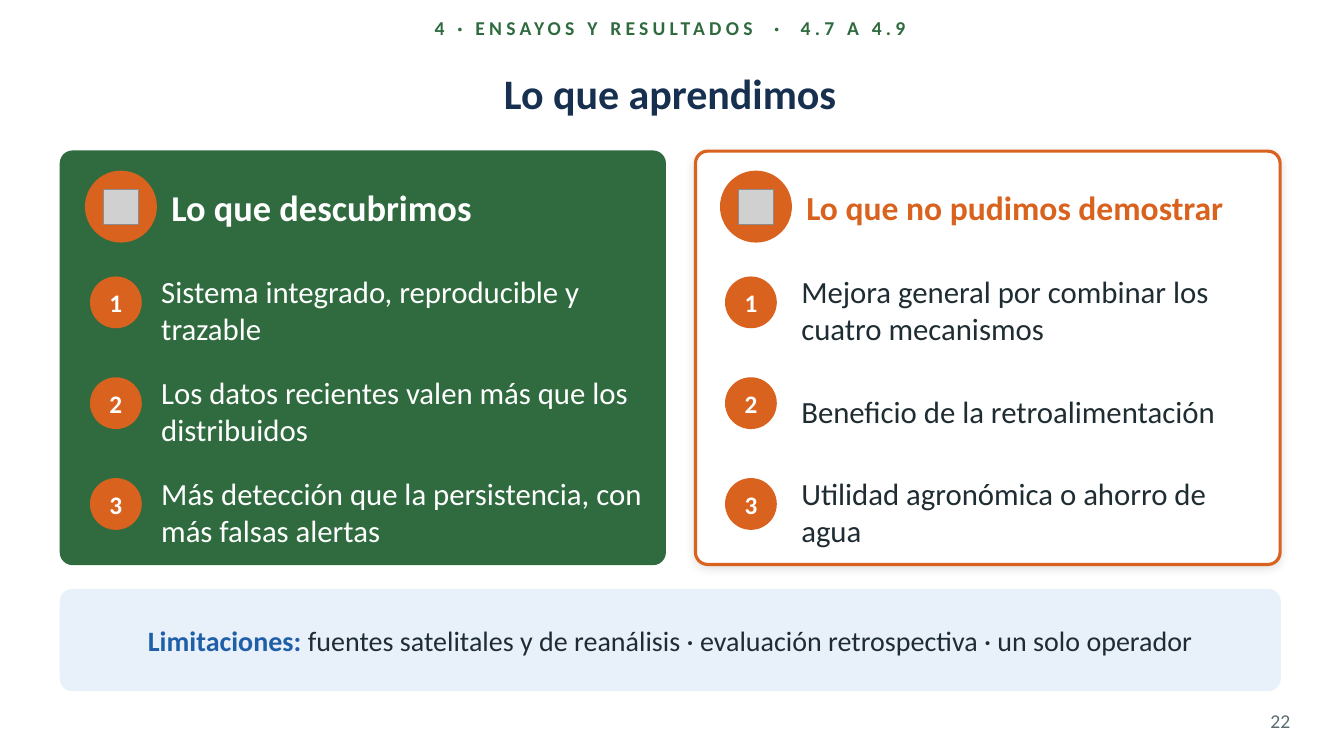
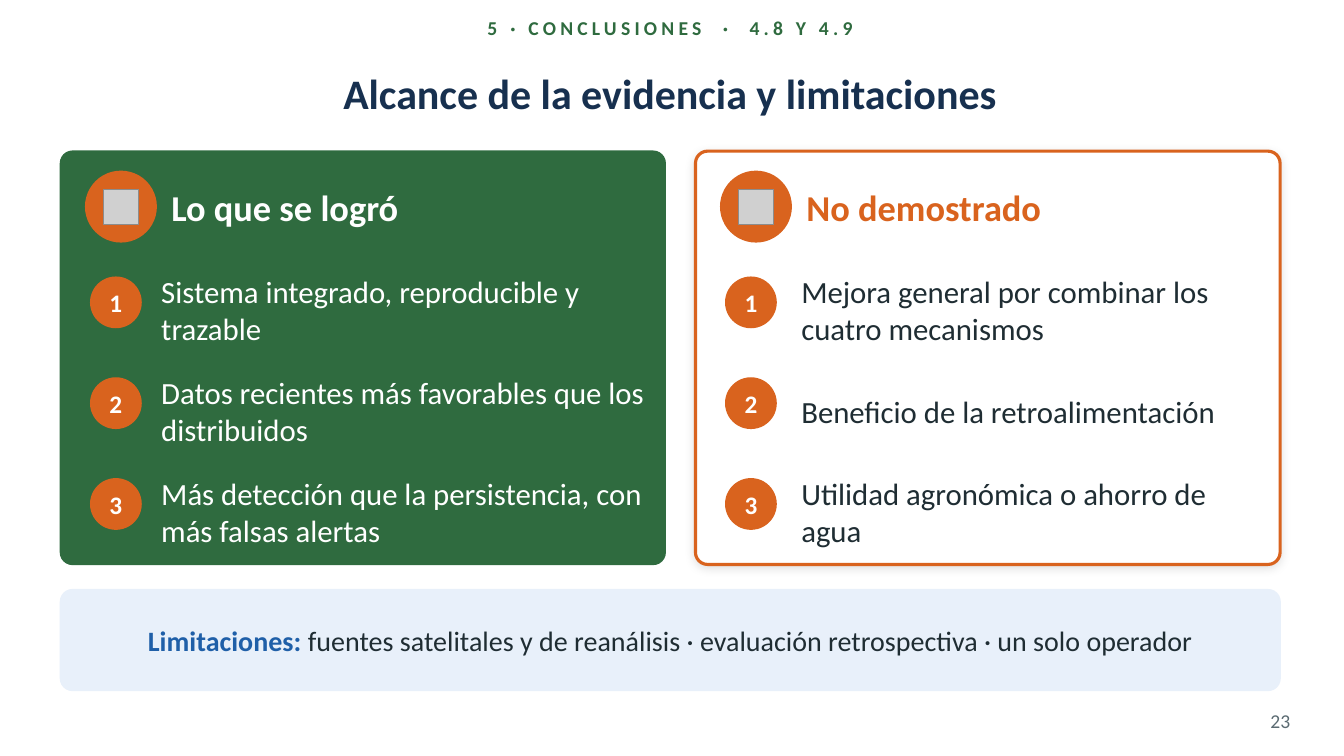
Before and after one commit to gusjrivas/AAI_Hydric_Stress, a slide deck: slide 23 of presentacion/Defensa_Rivas_v5.pptx (slide 22 before the commit). Drawn at 1344x756 pixels with LibreOffice and Linux fonts; fonts in the diff are those of the drawing; grey boxes stand for pictures; background and template pictures are left out. Boxes give left, top, right and bottom in pixels: in the first picture for what was removed or moved away, otherwise in the second. Text is boxed around its words. In the diff, an @@ line names an element or a change of style, - is before the commit and + after.

```diff
--- a/presentacion/Defensa_Rivas_v5.pptx
+++ b/presentacion/Defensa_Rivas_v5.pptx
@@ text at bbox=[487, 21, 853, 35]: text changed @@
-4 · ENSAYOS Y RESULTADOS · 4.7 A 4.9
+5 · CONCLUSIONES · 4.8 Y 4.9
@@ title at bbox=[343, 79, 997, 116]: text changed @@
-Lo que aprendimos
+Alcance de la evidencia y limitaciones
@@ text at bbox=[171, 195, 399, 227]: text changed @@
-Lo que descubrimos
+Lo que se logró
@@ text at bbox=[806, 195, 1041, 222]: text changed; size 24 to 26 pt @@
-Lo que no pudimos demostrar
+No demostrado
@@ text at bbox=[161, 382, 643, 442]: text changed @@
-Los datos recientes valen más que los distribuidos
+Datos recientes más favorables que los distribuidos
@@ page number at bbox=[1270, 715, 1290, 728]: text changed @@
-22
+23
```
Also in this commit, not shown: 6 other slides changed, 1 slide added, 1 slide removed, 2 other files.
